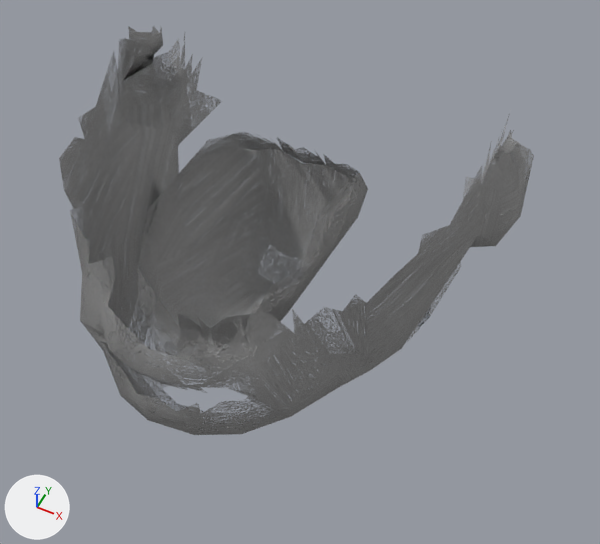
The glTF model assets/source/characters/parts/hair_m_bald/beard_short.glb: old version first, new version second.
Camera for both pictures: a 50 mm lens placed at (0.112, -0.247, 1.774), pointed at (0.018, -0.058, 1.538). Arrows for +X, +Y and +Z are at lower left; the lights stay in place. The picture after the commit comes second. Objects named as collision shapes, trigger or cutter boxes, shadow casters or lower levels of detail are left out. Vertices at exactly the same position are counted once.

The first picture shows 'beard_lod0'.
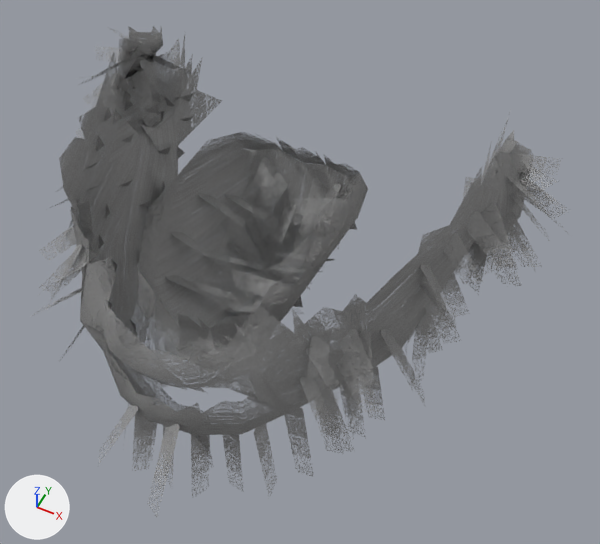
Changed parts and their boxes [x1, y1, x2, y2] in the pictures (600 x 544 px):
'beard_lod0', reshaped (13% wider, 20% taller)
    before: [59, 26, 534, 435]
    after: [32, 27, 571, 517]
part 1 of me_beard_lod0, built on
    before: [130, 38, 524, 435]
    after: [32, 27, 571, 517]
part 2 of me_beard_lod0, surface changed
    both: [62, 34, 533, 435]

The change, as a diff of the scene's bpy script:
```diff
--- a/assets/source/characters/parts/hair_m_bald/beard_short.glb.py
+++ b/assets/source/characters/parts/hair_m_bald/beard_short.glb.py
@@ me_beard_lod0 @@
 # used by ob_beard_lod0; location = (0.0, 0.0, 0.0)
-me_beard_lod0.from_pydata(...)  # 349 vertices, 442 faces; spans x -0.087..0.086, y -0.134..0.015, z 1.495..1.596
+me_beard_lod0.from_pydata(...)  # 999 vertices, 751 faces; spans x -0.106..0.106, y -0.158..0.015, z 1.473..1.596
+# me_beard_lod0 part 1: 11 vertices moved from x -0.073..0.069, y -0.042..-0.011, z 1.495..1.521 to x -0.071..0.069, y -0.042..-0.011, z 1.495..1.523; 28 vertices removed from x -0.077..0.077, y -0.129..0.001, z 1.495..1.589; 678 vertices added at x -0.106..0.106, y -0.158..0.004, z 1.473..1.589
+# me_beard_lod0 part 2: 276 kept faces spanning x -0.087..0.086, y -0.134..0.013, z 1.495..1.596 get new texture (UV) coordinates
 me_beard_lod0.materials.append(mat_beard_short)
```
